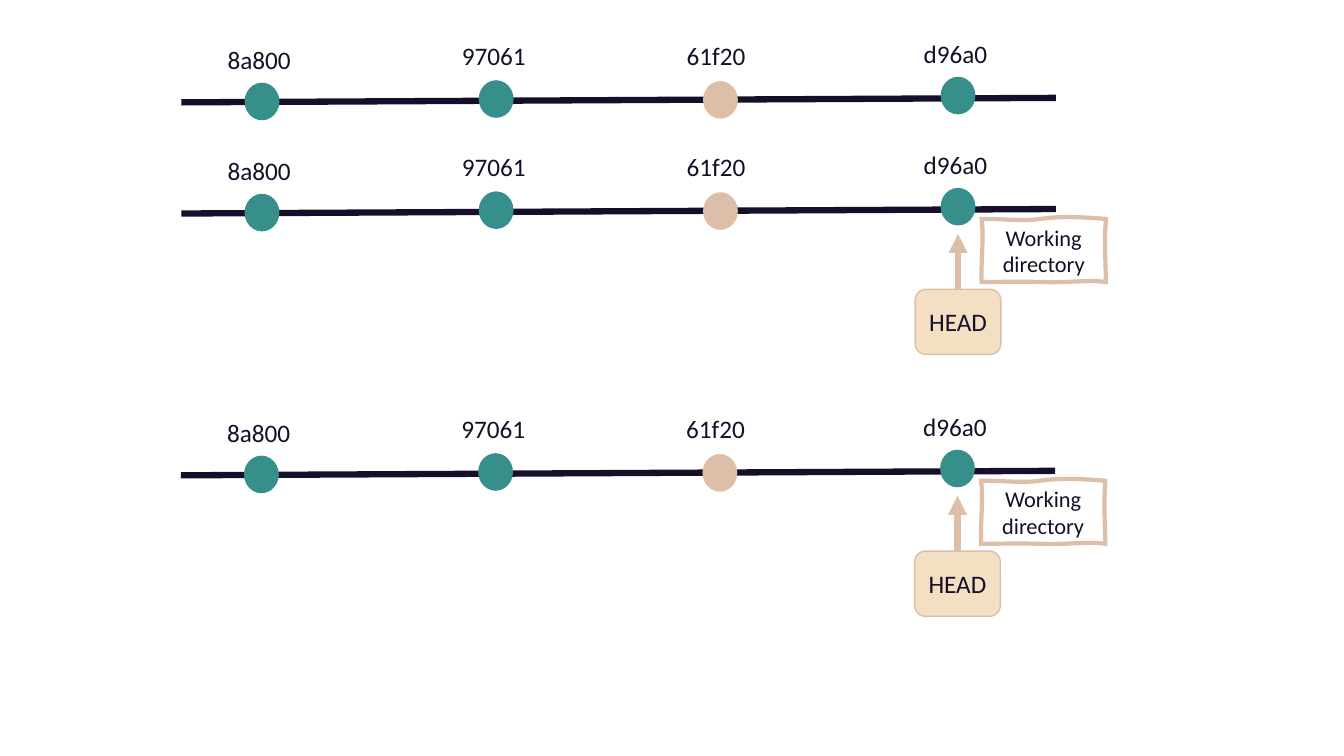
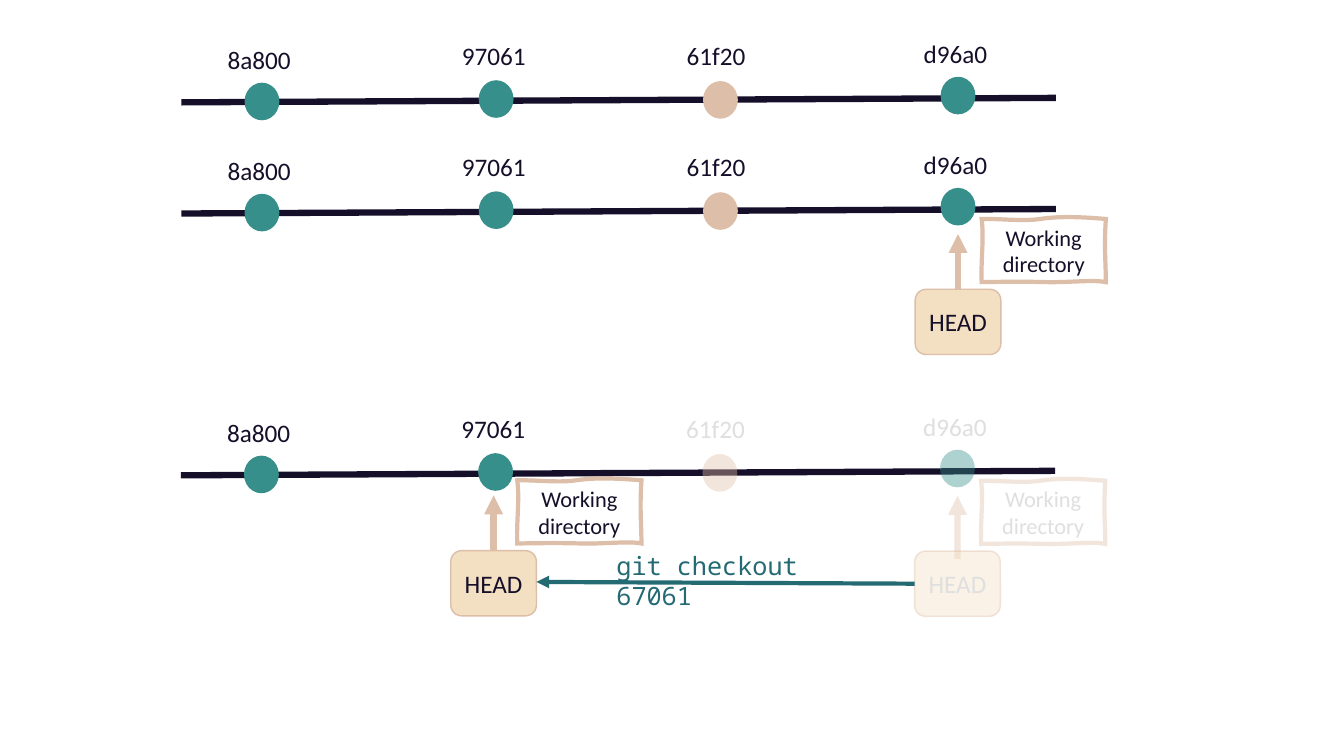
Before and after one commit to selinaZitrone/get-started-with-git, a slide deck: slide 20 of slides/img/images.pptx (slide 18 before the commit). Drawn at 1344x756 pixels with LibreOffice and Linux fonts; fonts in the diff are those of the drawing. Boxes give left, top, right and bottom in pixels: in the first picture for what was removed or moved away, otherwise in the second. Text is boxed around its words. In the diff, an @@ line names an element or a change of style, - is before the commit and + after.

```diff
--- a/slides/img/images.pptx
+++ b/slides/img/images.pptx
@@ text removed at bbox=[923, 418, 987, 436] @@
-d96a0
@@ text removed at bbox=[686, 420, 745, 438] @@
-61f20
@@ ellipse at bbox=[703, 455, 738, 492]: fill #DDBEA8 to #DDBEA8 at 40% opacity @@
@@ ellipse at bbox=[940, 450, 975, 487]: fill #368F8B to #368F8B at 40% opacity @@
@@ freeform shape "Working directory": place and size @@
-freeform shape "Working directory" at bbox=[981, 481, 1105, 544]
+freeform shape "Working directory" at bbox=[517, 481, 641, 544]
@@ group added at bbox=[451, 481, 1105, 616]: 2 arrows, 1 freeform shape, 1 rounded rectangle, 1 text @@
+HEAD
+git checkout 67061
@@ rounded rectangle at bbox=[914, 552, 1000, 617]: fill #F3DFC1 to #F3DFC1 at 40% opacity @@
@@ text in rounded rectangle at bbox=[929, 577, 987, 593]: text removed @@
-HEAD
```
Also in this commit, not shown: 8 other slides changed, 4 slides added, 5 other files.
